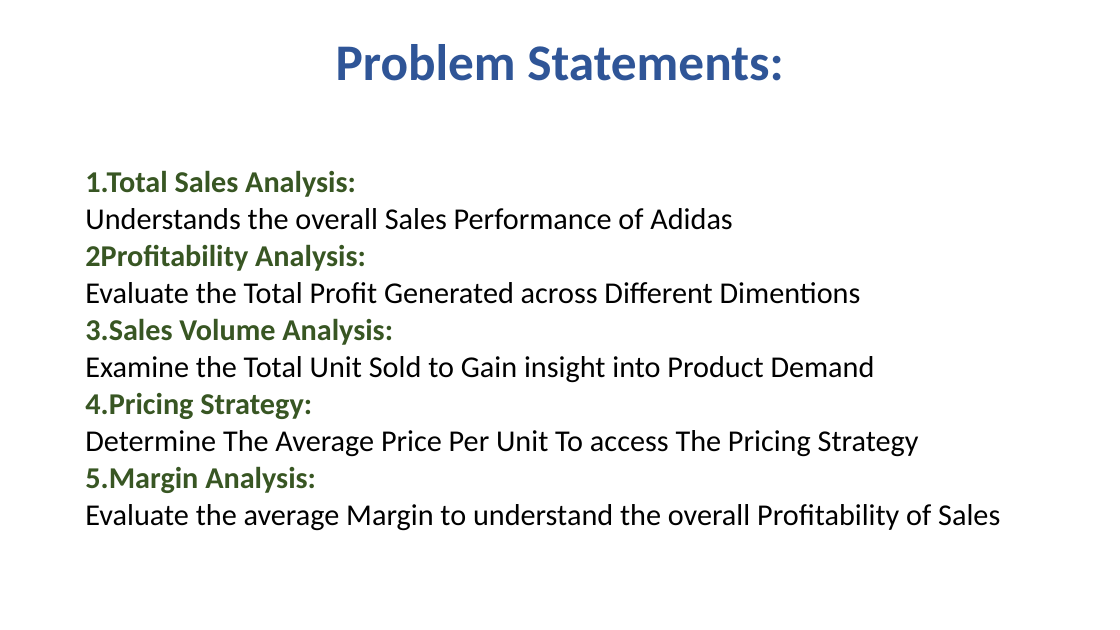
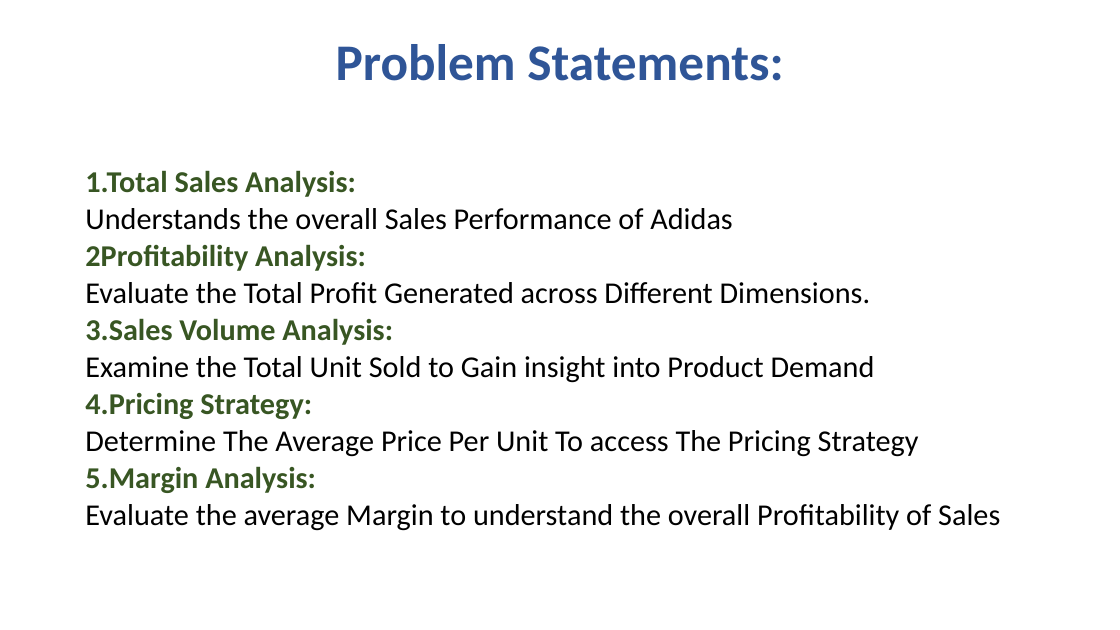
Before and after one commit to shamsheerafarsheed/DANLC, a slide deck: slide 2 of ADIDAS DATA ANALYSIS.pptx. Drawn at 1120x630 pixels with LibreOffice and Linux fonts; fonts in the diff are those of the drawing. Boxes give left, top, right and bottom in pixels: in the first picture for what was removed or moved away, otherwise in the second. Text is boxed around its words. In the diff, an @@ line names an element or a change of style, - is before the commit and + after.

```diff
--- a/ADIDAS DATA ANALYSIS.pptx
+++ b/ADIDAS DATA ANALYSIS.pptx
@@ text at box(85, 282, 870, 304): text changed @@
-Evaluate the Total Profit Generated across Different Dimentions
+Evaluate the Total Profit Generated across Different Dimensions.
```
Also in this commit, not shown: 2 other slides changed, 1 slide added.
